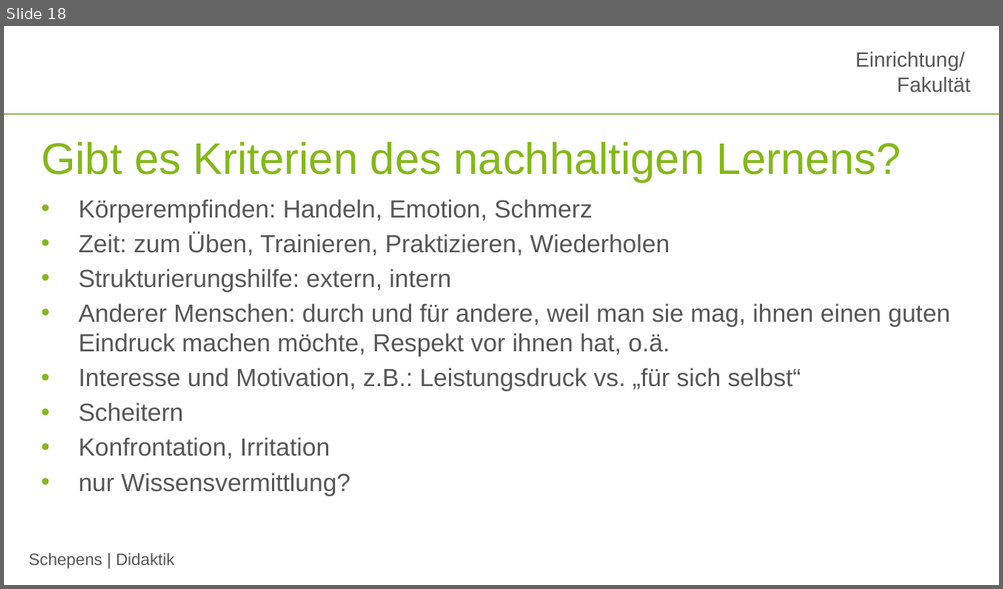
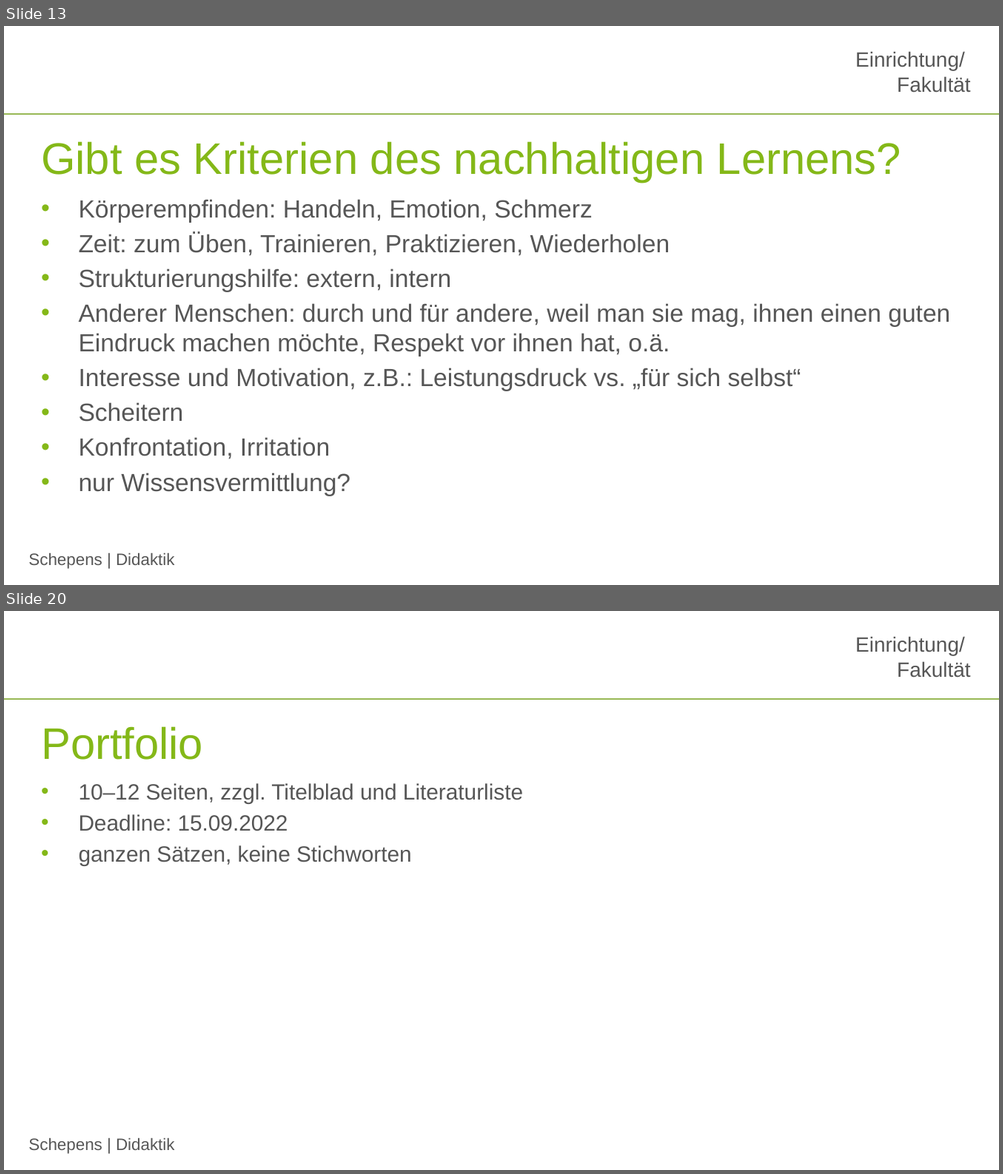
Before and after one commit to jobschepens/didakt22, a slide deck: folien/week1.pptx. Shown one above the other, each under a label of ours: slide 18 before the commit, slides 13 and 20 after it; the slides between them are not shown. The pictures are 1003x589 and 1003x1174 pixels, drawn with LibreOffice and Linux fonts; fonts in the diff are those of the drawing; background and template pictures are left out. Boxes give left, top, right and bottom in pixels: in the first picture for what was removed or moved away, otherwise in the second. Text is boxed around its words. In the diff, an @@ line names an element or a change of style, - is before the commit and + after.

```diff
--- a/folien/week1.pptx
+++ b/folien/week1.pptx
@@ slide 20 added at (4, 611, 999, 1170), background #FFFFFF; not listed: 3 template elements that a slide beside it also shows @@
@@ title added at (41, 726, 203, 760), 32 pt, text #84B818 @@
+Portfolio
@@ text added at (79, 783, 523, 866), 16 pt, text #565656 @@
+• 10–12 Seiten, zzgl. Titelblad und Literaturliste
+• Deadline: 15.09.2022
+• ganzen Sätzen, keine Stichworten
@@ what was slide 18 is now slide 13 @@
```
Also in this commit, not shown: 12 slides changed, 1 other slide added, 1 slide removed, 1 other file.
